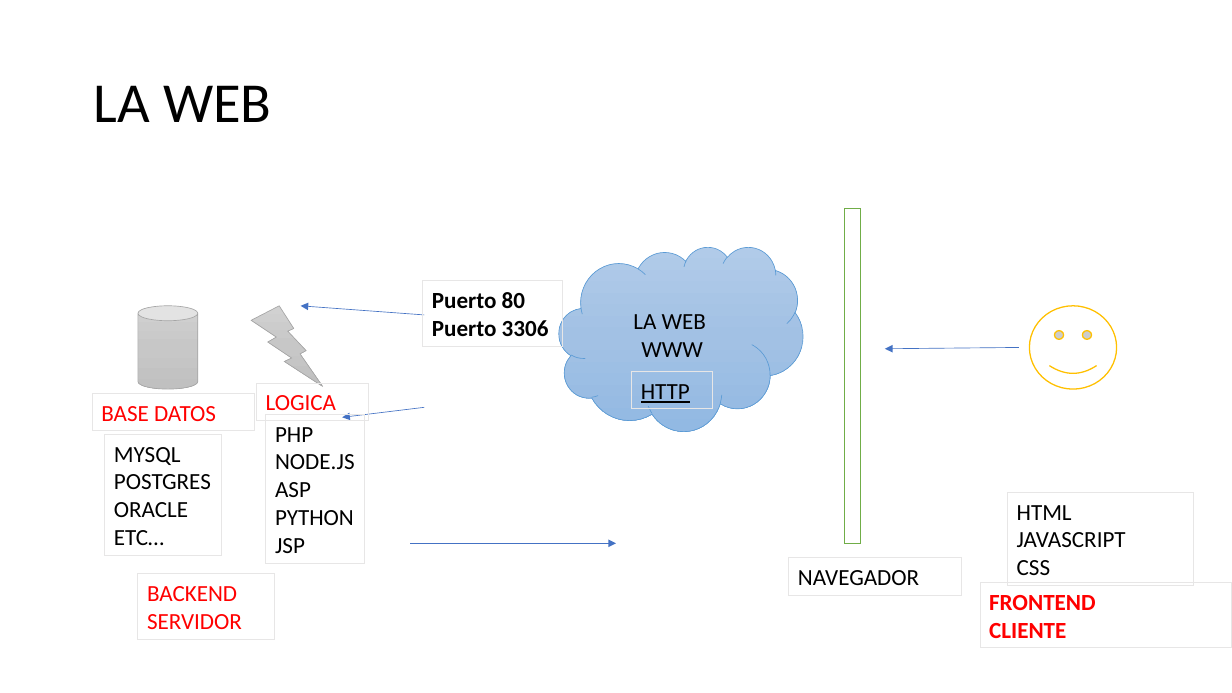
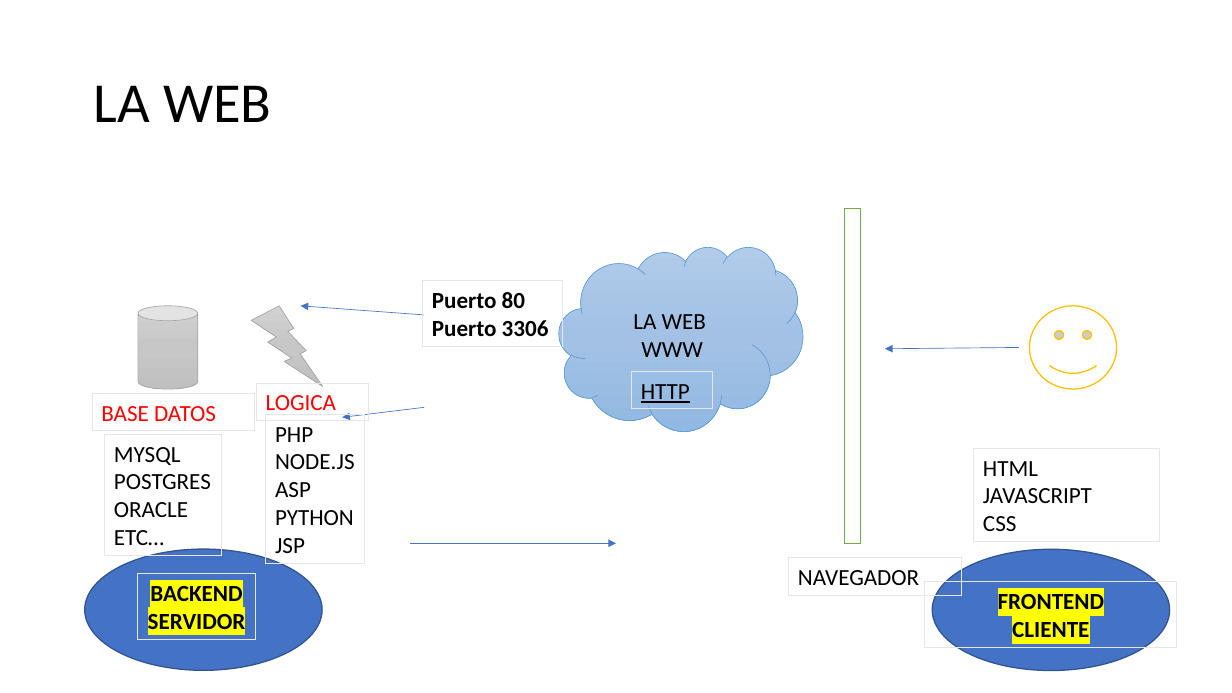
Before and after one commit to WalterArias/smphp, a slide deck: slide 3 of sesion1/teoria/Marco de Trabajo clase 1.pptx. Drawn at 1232x693 pixels with LibreOffice and Linux fonts; fonts in the diff are those of the drawing. Boxes give left, top, right and bottom in pixels: in the first picture for what was removed or moved away, otherwise in the second. Text is boxed around its words. In the diff, an @@ line names an element or a change of style, - is before the commit and + after.

```diff
--- a/sesion1/teoria/Marco de Trabajo clase 1.pptx
+++ b/sesion1/teoria/Marco de Trabajo clase 1.pptx
@@ rectangle "HTML" moved from (x1=1008, y1=493, x2=1194, y2=586) to (x1=974, y1=448, x2=1160, y2=542) @@
@@ ellipse added at (x1=85, y1=549, x2=323, y2=670), fill #4472C4, outline #325491 1 pt @@
@@ ellipse added at (x1=933, y1=549, x2=1170, y2=670), fill #4472C4, outline #325491 1 pt @@
@@ rectangle "BACKEND" resized from (x1=138, y1=574, x2=274, y2=640) to (x1=138, y1=574, x2=255, y2=640) @@
@@ rectangle "BACKEND" at (x1=138, y1=574, x2=255, y2=640): text colour #FF0000 to #000000, highlight none to #FFFF00, bold on; alignment left to centre @@
@@ rectangle "FRONTEND" moved from (x1=981, y1=583, x2=1232, y2=649) to (x1=925, y1=582, x2=1177, y2=648) @@
@@ rectangle "FRONTEND" at (x1=925, y1=582, x2=1177, y2=648): text colour #FF0000 to #000000, highlight none to #FFFF00; alignment left to centre @@
```
Also in this commit, not shown: 1 other slide changed.
